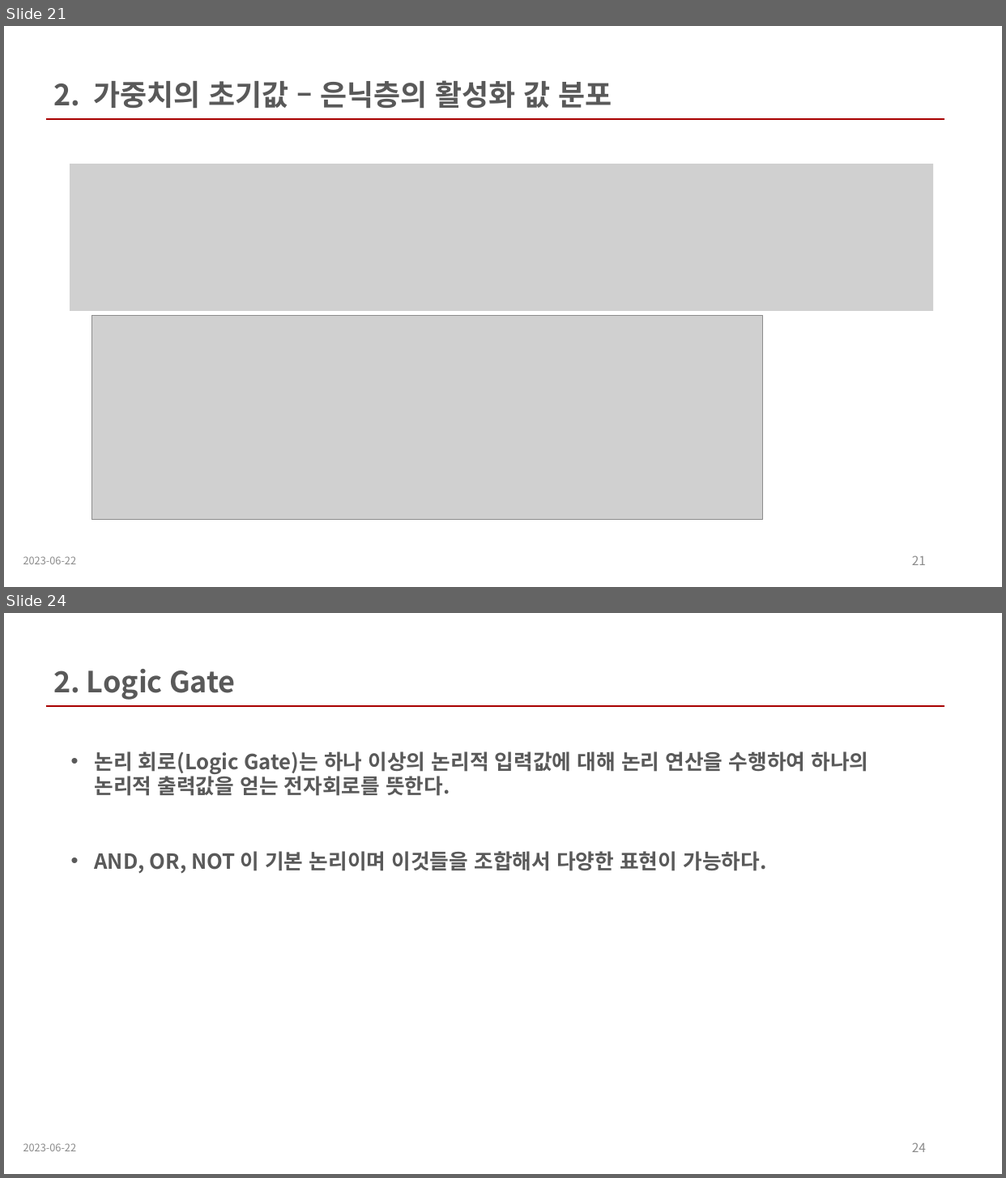
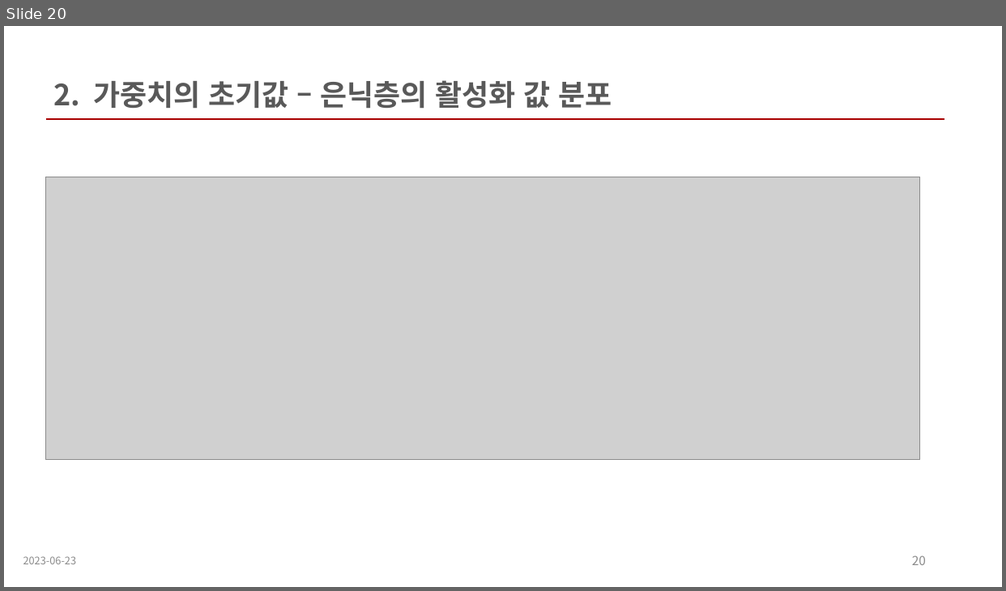
Before and after one commit to wkdnffla3/Dev_doc, a slide deck: deep_learning/DL_ppt/6_technique.pptx. Shown one above the other, each under a label of ours: slides 21 and 24 before the commit, slide 20 after it; the slides between them are not shown. The pictures are 1006x1178 and 1006x591 pixels, drawn with LibreOffice and Linux fonts; fonts in the diff are those of the drawing; grey boxes stand for pictures. Boxes give left, top, right and bottom in pixels: in the first picture for what was removed or moved away, otherwise in the second. Text is boxed around its words. In the diff, an @@ line names an element or a change of style, - is before the commit and + after.

```diff
--- a/deep_learning/DL_ppt/6_technique.pptx
+++ b/deep_learning/DL_ppt/6_technique.pptx
@@ slide 24 removed at box(4, 613, 1002, 1174), background #FFFFFF @@
@@ text removed at box(53, 669, 236, 700) @@
-2. Logic Gate
@@ line removed from (46, 707) to (945, 707) @@
@@ text removed at box(94, 752, 869, 874) @@
-• 논리 회로(Logic Gate)는 하나 이상의 논리적 입력값에 대해 논리 연산을 수행하여 하나의 논리적 출력값을 얻는 전자회로를 뜻한다.
-• AND, OR, NOT 이 기본 논리이며 이것들을 조합해서 다양한 표현이 가능하다.
@@ text removed at box(23, 1144, 77, 1152) @@
-2023-06-22
@@ page number removed at box(912, 1143, 926, 1152) @@
-24
@@ what was slide 21 is now slide 20 @@
@@ slide 20 changed as well @@
@@ picture removed at box(70, 164, 934, 311) @@
@@ picture added at box(46, 177, 920, 460) @@
@@ picture removed at box(91, 316, 762, 519) @@
@@ text at box(23, 557, 77, 565): text changed @@
-2023-06-22
+2023-06-23
@@ page number at box(912, 556, 926, 565): text changed @@
-21
+20
```
Also in this commit, not shown: 20 other slides changed, 17 slides added, 12 other slides removed, 1 other file.
